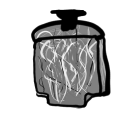
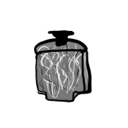
Layer changes from the first 128x128 image to the second:
painted on "Background" over [31,9,111,109]
painted on "Paint Layer 1" over [31,9,111,109]
